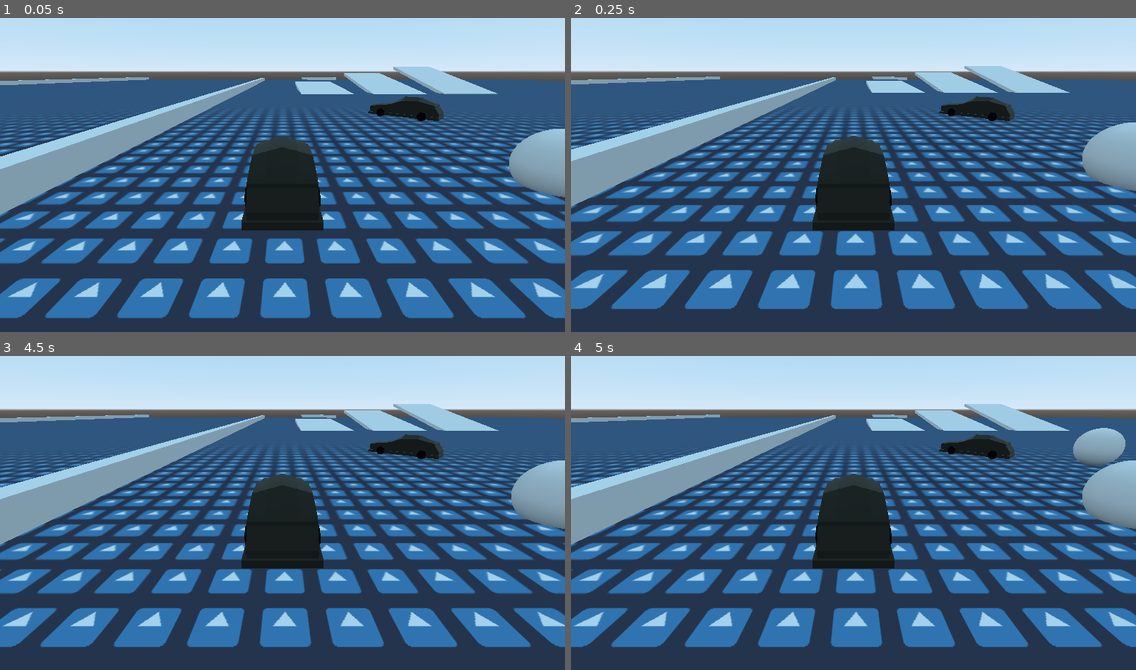
Above: before the commit, frames 1-4 (two rows, left to right).
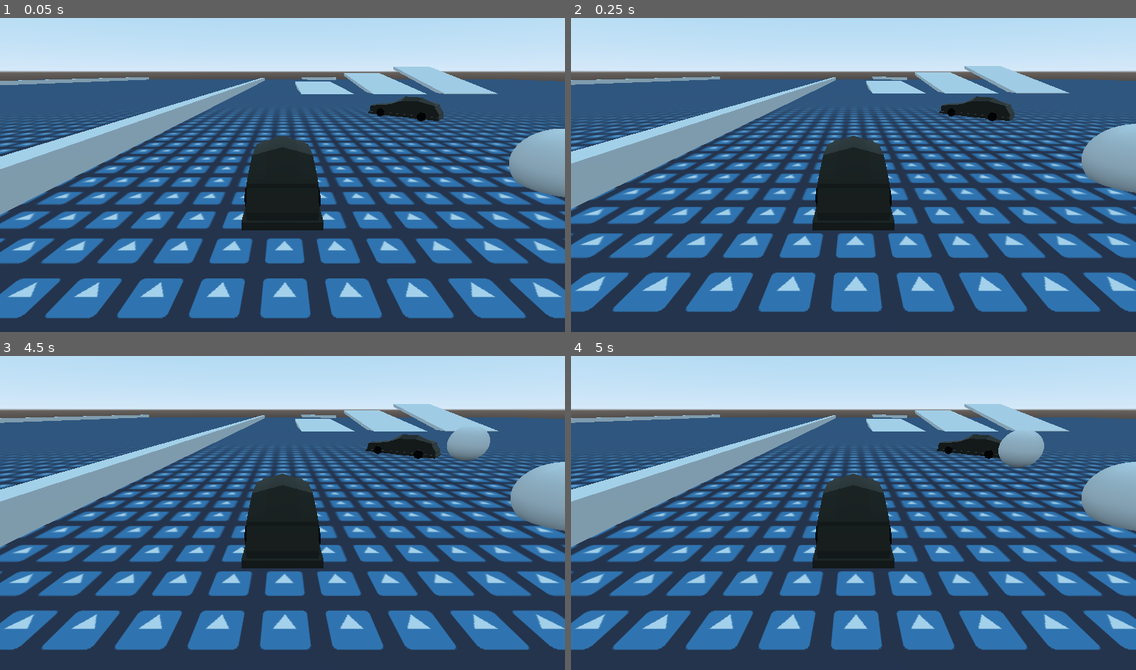
Above: after the commit, the same moments.

Repository: wladi0097/LetThereBeChaos
Game: Godot game, scene res://maps/DebugMap.tscn
The game is run twice, just before and just after one commit, with the same random seed, the same clock (stepped at 60 frames per second) and the same inputs. The engine's default icon, where the game draws it, is replaced by a stand-in: a white triangle on a blue panel in a dark square.
Inputs (mouse positions are in pixels of both pictures, inside the frame that each line leads up to):
- Up to frame 1 (0.05 s): no input
- Up to frame 2 (0.25 s): no input
- Up to frame 3 (4.5 s): tap Enter at 0.5, 2, 3.5 s; move the mouse to (406, 487) at 0.52 s; hold D (steer_right) 0.53-1.25 s; click (406, 487) at 0.67 s; tap Space at 1.25, 2.75, 4.25 s; drag from (169, 522) to (254, 569) at 1.27 s; move the mouse to (339, 431) at 2.02 s; hold D (steer_right) 2.03-2.75 s; drag from (254, 569) to (113, 456) at 2.77 s; move the mouse to (452, 553) at 3.52 s; hold A (steer_left) 3.53-4.25 s; tap Keypad 1 (debug1) at 4.15 s; drag from (113, 456) to (197, 421) at 4.27 s
- Up to frame 4 (5 s): no input

Frame 1 is identical in both runs. In frame 2, 18% of the frame differs, in the area x 0-100%, y 15-94%; in frame 3, 19%; in frame 4, 20%.

Commit message:
change bullet to rigid

Diff:
--- a/entities/Bullet.gd
+++ b/entities/Bullet.gd
@@ -1,28 +1,25 @@
-extends KinematicBody
+extends RigidBody
 
-var speed = 500
+var speed = 1000
 var velocity = Vector3()
+var direction = Vector3()
+var aliveTime = 8
 
 func _enter_tree():
-	yield(get_tree().create_timer(15), "timeout")
+	add_central_force(velocity)
+
+	yield(get_tree().create_timer(aliveTime), "timeout")
 	queue_free()
 
 func set_speed(newSpeed: int):
-	self.speed = newSpeed
+	self.speed = newSpeed * 1000
 	return self
 
 func set_start(position: Vector3):
 	self.global_transform.origin = position
 	return self
 
-func set_bullet_direction(direction: Vector3):
-	velocity = direction * speed
+func set_bullet_direction(newDirection: Vector3):
+	direction = newDirection
+	velocity = newDirection * speed
 	return self
-
-func _physics_process(delta):
-	move_and_slide(velocity * delta, Vector3.UP, true, 4, PI/4, false)
-
-	for i in get_slide_count():
-		var collision: KinematicCollision = get_slide_collision(i)
-		if "Car" in collision.collider.name:
-			collision.collider.getHit(-collision.normal * speed / 100)
--- a/entities/Bullet.tscn
+++ b/entities/Bullet.tscn
@@ -7,7 +7,7 @@
 [sub_resource type="ConvexPolygonShape" id=2]
 points = PoolVector3Array( 0, 1, 0, 0, 1, 0, 0, 1, 0, 0, 1, 0, 0, 1, 0, 0, 1, 0, 0, 1, 0, 0, 1, 0, 0, 1, 0, 0, 1, 0, 0, …(67826 unchanged characters)…
 
-[node name="Bullet" type="KinematicBody"]
+[node name="Bullet" type="RigidBody"]
 script = ExtResource( 1 )
 
 [node name="MeshInstance" type="MeshInstance" parent="."]
--- a/entities/Car.gd
+++ b/entities/Car.gd
@@ -143,8 +143,11 @@
 func check_collision_with_cars():
 	for i in get_slide_count():
 		var collision: KinematicCollision = get_slide_collision(i)
+		print(collision.collider.name)
 		if "Car" in collision.collider.name:
 			collision.collider.getHit(-collision.normal * self.velocity.length() * 2)
+		elif "Bullet" in collision.collider.name:
+			pass
 
 func _on_AiRefreshPathTimer_timeout():
 	if !is_player:
--- a/entities/Car.tscn
+++ b/entities/Car.tscn
@@ -21,8 +21,7 @@
 material/0 = null
 
 [node name="CollisionShape" type="CollisionShape" parent="."]
-transform = Transform( 1, 0, 0, 0, 1, 0, 0, 0, 1, 0, 0.60814, 0 )
-visible = false
+transform = Transform( 1, 0, 0, 0, 1.62754, 0, 0, 0, 1, 0, 0.869007, 0 )
 shape = SubResource( 2 )
 
 [node name="Camera" type="Camera" parent="."]
--- a/entities/basicTower.gd
+++ b/entities/basicTower.gd
@@ -9,7 +9,7 @@
 
 func shoot():
 	var randomCarPosition = -GLOBAL.get_random_car().global_transform.origin.direction_to(shootPoint.global_transform.origin)
-	var bullet = usedBullet.instance().set_speed(1000) \
+	var bullet = usedBullet.instance().set_speed(5) \
 		.set_bullet_direction(randomCarPosition) \
 		.set_start(shootPoint.global_transform.origin)
 	get_tree().get_root().call_deferred("add_child", bullet)
--- a/entities/multiShotTower.gd
+++ b/entities/multiShotTower.gd
@@ -17,7 +17,7 @@
 	shootDirection(shootPoint4, Vector3(0, 0, 1))
 
 func shootDirection(shootPoint, direction):
-	var bullet = usedBullet.instance().set_speed(500) \
+	var bullet = usedBullet.instance().set_speed(5) \
 		.set_bullet_direction(direction) \
 		.set_start(shootPoint.global_transform.origin)
 	get_tree().get_root().call_deferred("add_child", bullet)
